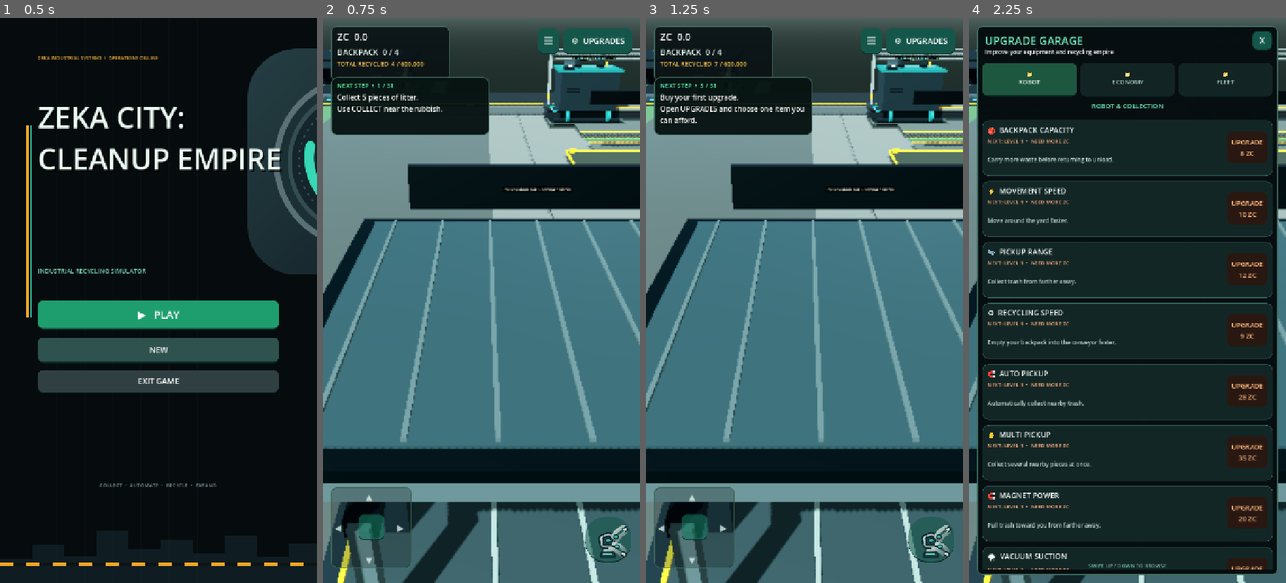
Above: before the commit, frames 1-4 (left to right).
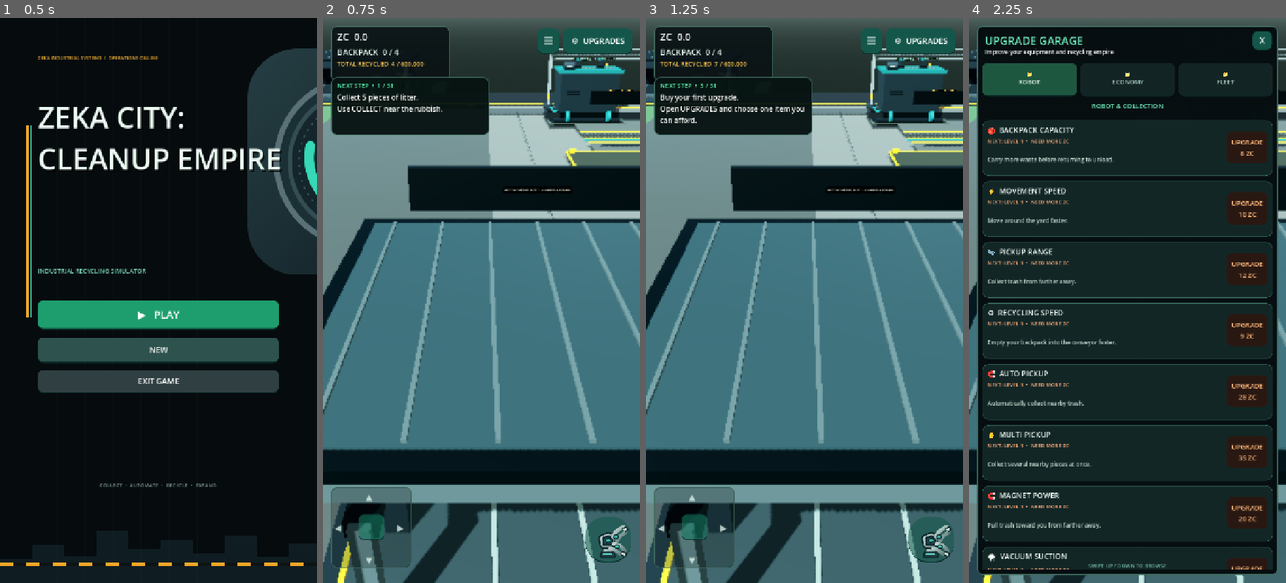
Above: after the commit, the same moments.

Repository: zekainstabot/trash-empire
Game: Godot game, scene res://Scenes/Main.tscn
Two runs of this game, one before a commit and one after it. Both use one fixed random seed, a clock stepped at 60 frames per second and the inputs below.
Inputs (mouse positions are in pixels of both pictures, inside the frame that each line leads up to):
- Up to frame 1 (0.5 s): no input
- Up to frame 2 (0.75 s): click "▶ PLAY" at 0.5 s
- Up to frame 3 (1.25 s): no input
- Up to frame 4 (2.25 s): click (1254, 537) at 1.25 s; click "⚙ UPGRADES" at 2 s

Frame 1 is identical in both runs. In frame 2, 3.6% of the frame differs, in the area x 0-100%, y 5-100%; in frame 3, 3.6%; in frame 4, 0.2%.

Commit message:
Improve player grounding and collision sliding

Diff:
--- a/Scripts/player.gd
+++ b/Scripts/player.gd
@@ -8,6 +8,15 @@
 
 var move_input := Vector2.ZERO
 var camera_pivot: Node3D
+
+func _ready() -> void:
+	# Keep the capsule grounded and allow it to slide cleanly around corners
+	# instead of catching on tiny seams between nearby collision shapes.
+	motion_mode = CharacterBody3D.MOTION_MODE_GROUNDED
+	up_direction = Vector3.UP
+	floor_snap_length = 0.28
+	max_slides = 8
+	safe_margin = 0.02
 
 func _physics_process(delta: float) -> void:
 	var input_dir := move_input
